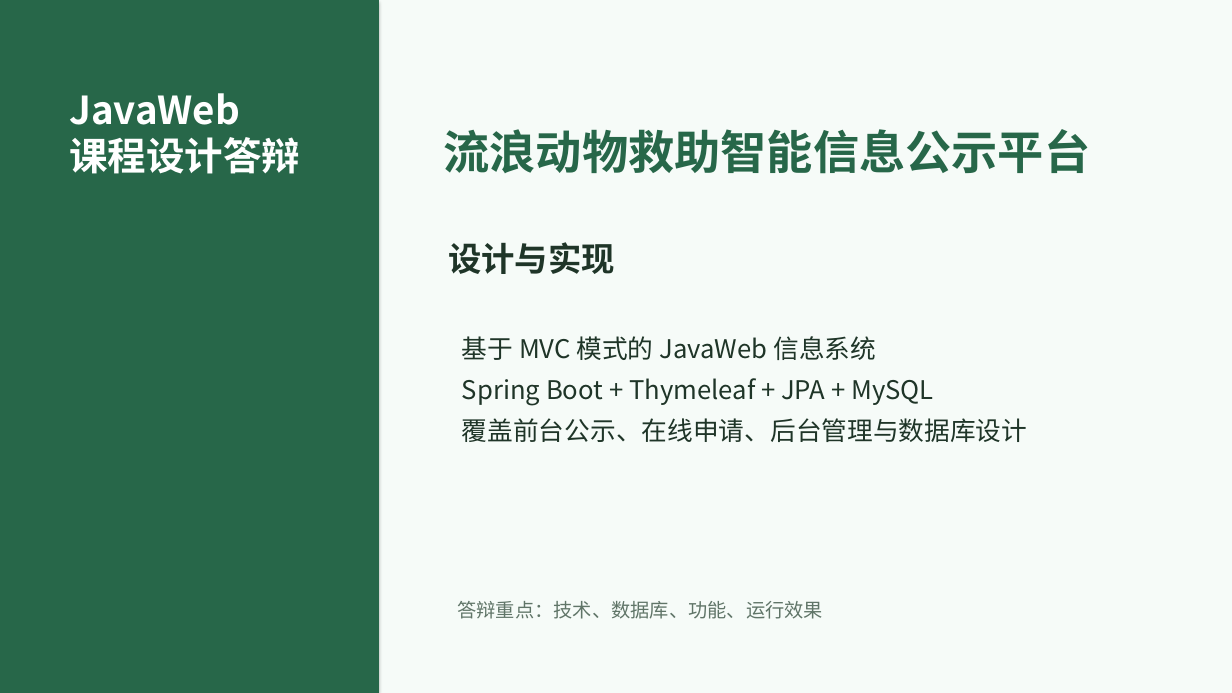
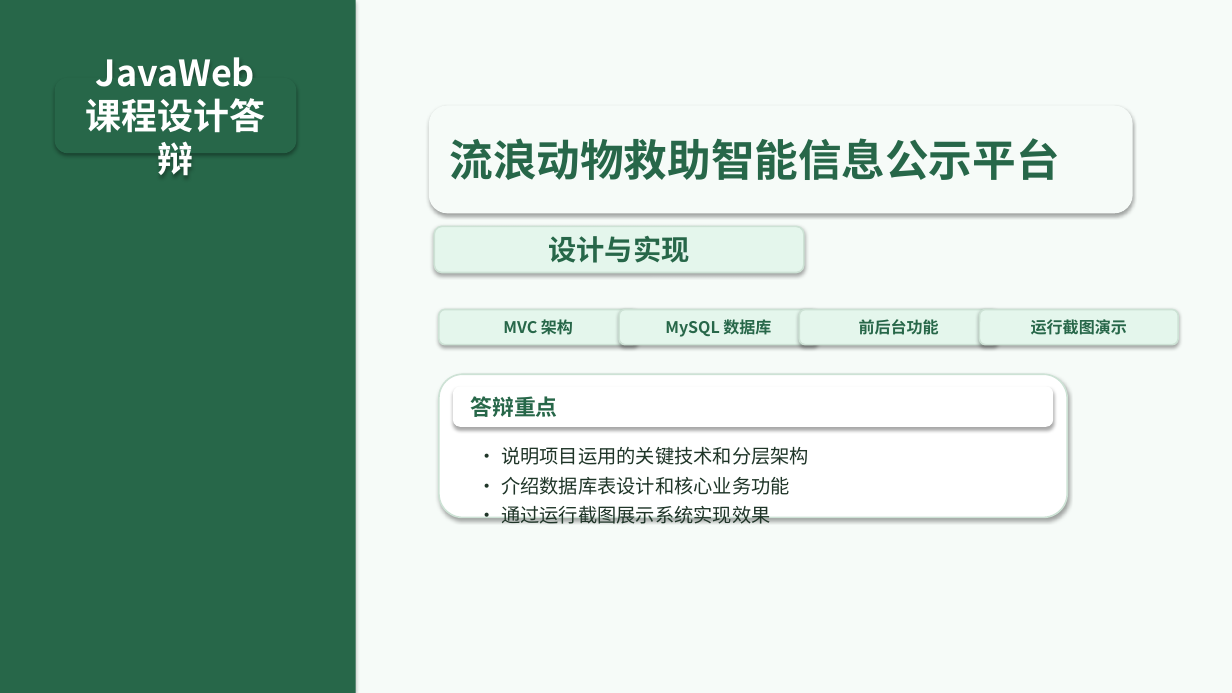
Before and after one commit to OldGuestInBreeze/shixun, a slide deck: slide 1 of stray-animal-rescue-defense.pptx. Drawn at 1232x693 pixels with LibreOffice and Linux fonts; fonts in the diff are those of the drawing. Boxes give left, top, right and bottom in pixels: in the first picture for what was removed or moved away, otherwise in the second. Text is boxed around its words. In the diff, an @@ line names an element or a change of style, - is before the commit and + after.

```diff
--- a/stray-animal-rescue-defense.pptx
+++ b/stray-animal-rescue-defense.pptx
@@ rectangle: place and size @@
-rectangle at (0, 0, 379, 693)
+rectangle at (0, 0, 356, 693)
@@ rounded rectangle "JavaWeb 课程设计答辩": place and size @@
-rounded rectangle "JavaWeb 课程设计答辩" at (69, 93, 300, 174)
+rounded rectangle "JavaWeb 课程设计答辩" at (55, 79, 296, 152)
@@ rounded rectangle "JavaWeb 课程设计答辩" at (55, 79, 296, 152): size 30 to 28 pt; alignment left to centre; vertical alignment top to middle; fill none to #276749; outline none to #276749 1.25 pt; shadow on @@
@@ rounded rectangle "流浪动物救助智能信息公示平台": place and size @@
-rounded rectangle "流浪动物救助智能信息公示平台" at (443, 129, 1090, 174)
+rounded rectangle "流浪动物救助智能信息公示平台" at (430, 106, 1132, 213)
@@ rounded rectangle "流浪动物救助智能信息公示平台" at (430, 106, 1132, 213): size 36 to 34 pt; vertical alignment top to middle; fill none to #F6FBF8; outline none to #F6FBF8 1.25 pt; shadow on @@
@@ rounded rectangle "设计与实现": place and size @@
-rounded rectangle "设计与实现" at (448, 242, 615, 274)
+rounded rectangle "设计与实现" at (434, 226, 804, 273)
@@ rounded rectangle "设计与实现" at (434, 226, 804, 273): size 26 to 22 pt, text colour #1F3528 to #276749; alignment left to centre; vertical alignment top to middle; fill none to #E4F6EC; outline none to #CDE2D5 1.25 pt; shadow on @@
@@ rounded rectangle added at (439, 310, 638, 345), fill #E4F6EC, outline #CDE2D5 1.25 pt, 12.5 pt, text #276749, bold @@
+MVC 架构
@@ rounded rectangle added at (619, 310, 818, 345), fill #E4F6EC, outline #CDE2D5 1.25 pt, 12.5 pt, text #276749, bold @@
+MySQL 数据库
@@ rounded rectangle added at (799, 310, 998, 345), fill #E4F6EC, outline #CDE2D5 1.25 pt, 12.5 pt, text #276749, bold @@
+前后台功能
@@ rounded rectangle added at (980, 310, 1178, 345), fill #E4F6EC, outline #CDE2D5 1.25 pt, 12.5 pt, text #276749, bold @@
+运行截图演示
@@ text removed at (462, 336, 1028, 442) @@
-基于 MVC 模式的 JavaWeb 信息系统
-Spring Boot + Thymeleaf + JPA + MySQL
-覆盖前台公示、在线申请、后台管理与数据库设计
@@ rounded rectangle added at (439, 374, 1067, 518), fill #FFFFFF, outline #CDE2D5 1.25 pt @@
@@ rounded rectangle added at (454, 387, 1053, 426), fill #FFFFFF, outline #FFFFFF 1.25 pt, 17 pt, text #276749, bold @@
+答辩重点
@@ text added at (501, 447, 809, 524), 15 pt, text #1F3528 @@
+• 说明项目运用的关键技术和分层架构
+• 介绍数据库表设计和核心业务功能
+• 通过运行截图展示系统实现效果
@@ text removed at (457, 601, 823, 619) @@
-答辩重点：技术、数据库、功能、运行效果
```
Also in this commit, not shown: 15 other slides changed, 1 other file.
